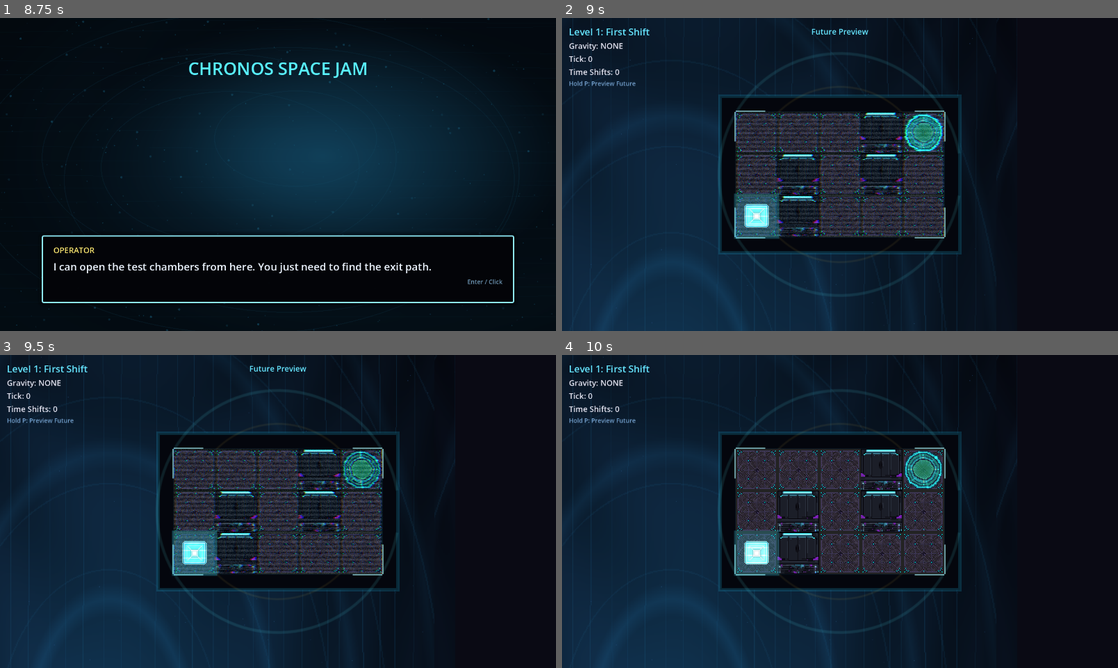
Above: before the commit, frames 1-4 (two rows, left to right).
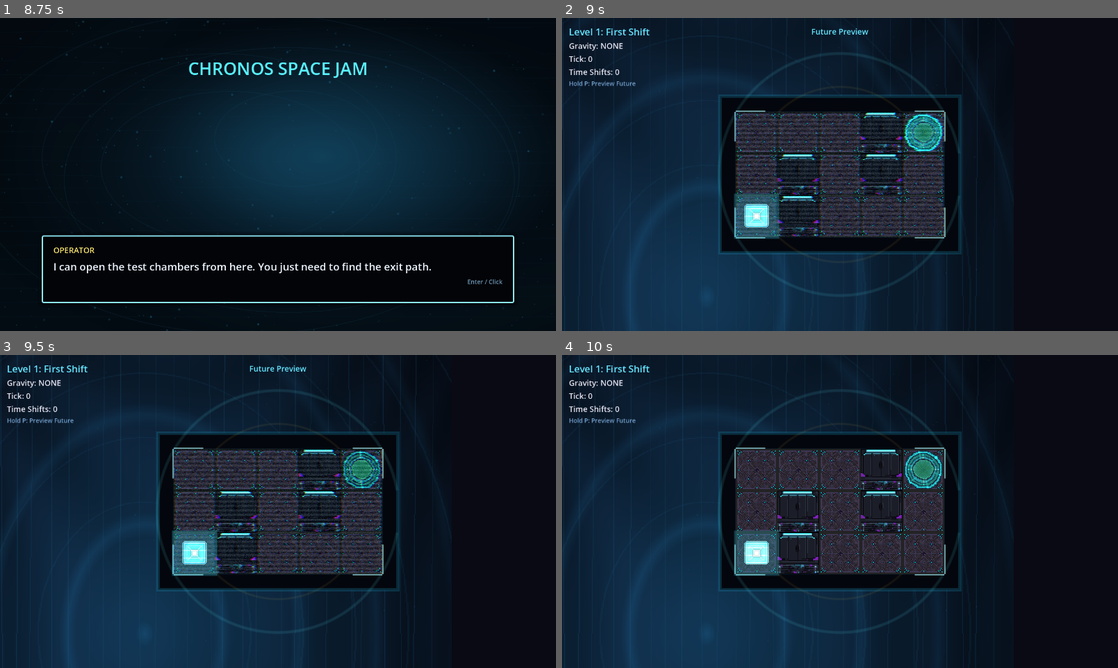
Above: after the commit, the same moments.

Repository: Rivendellspacejam/ChronosSpaceJam
Game: Godot game, scene res://scenes/ui/main_menu.tscn
The game is run twice, just before and just after one commit, with the same random seed, the same clock (stepped at 60 frames per second) and the same inputs. Sound files missing from this copy of the repository are replaced by a short silence.
Inputs (mouse positions are in pixels of both pictures, inside the frame that each line leads up to):
- Up to frame 1 (8.75 s): click "START GAME" at 0.5 s; tap Enter (ui_accept) at 1.25, 2, 4.52, 5.75, 7.52 s; drag from (278, 174) to (333, 105) at 1.27 s; drag from (166, 190) to (250, 237) at 2.02 s; move the mouse to (333, 105) at 2.77 s; hold D (move_right) 2.78-3.5 s; hold P (preview_future) 2.78-3.5 s; drag from (250, 237) to (111, 127) at 3.52 s; move the mouse to (444, 221) at 4.27 s; hold A (move_left) 4.28-5 s; hold P (preview_future) 4.28-5 s; tap R (restart) at 5, 8 s; drag from (111, 127) to (194, 96) at 5.02 s; move the mouse to (305, 174) at 5.77 s; hold S (move_down) 5.78-6.5 s; hold P (preview_future) 5.78-6.5 s; click (305, 174) at 5.92 s; drag from (194, 96) to (166, 190) at 6.52 s; move the mouse to (400, 158) at 7.27 s; hold W (move_up) 7.28-8 s; hold P (preview_future) 7.28-8 s; drag from (166, 190) to (250, 237) at 8.02 s
- Up to frame 2 (9 s): tap Enter (ui_accept) at 8.75 s; move the mouse to (895, 105) at 8.77 s; hold S (move_down) from 8.78 s (still down); hold P (preview_future) from 8.78 s (still down)
- Up to frame 3 (9.5 s): keep holding S (move_down); keep holding P (preview_future)
- Up to frame 4 (10 s): release S (move_down) at 9.5 s; release P (preview_future) at 9.5 s; drag from (812, 574) to (673, 464) at 9.52 s

Frame 1 is identical in both runs. In frame 2, 1.5% of the frame differs, in the area x 0-82%, y 0-100%; in frame 3, 1.5%; in frame 4, 1.5%.

Commit message:
Polish gameplay backdrop and music transitions

Diff:
--- a/chronos-space-jam/scripts/arena_backdrop.gd
+++ b/chronos-space-jam/scripts/arena_backdrop.gd
@@ -46,9 +46,9 @@
 	var arena_size := Vector2(float(grid_width * TILE_SIZE), float(grid_height * TILE_SIZE))
 	var outer := Rect2(Vector2(-18.0, -18.0), arena_size + Vector2(36.0, 36.0))
 	var inner := Rect2(Vector2.ZERO, arena_size)
-	var void_rect := Rect2(Vector2(-420.0, -300.0), arena_size + Vector2(840.0, 600.0))
+	var backdrop_rect := _viewport_backdrop_rect(arena_size)
 
-	draw_texture_rect(_theme_texture, void_rect, true, _theme_tint, true)
+	draw_texture_rect(_theme_texture, backdrop_rect, false, _theme_tint, true)
 	draw_rect(outer, Color(0.018, 0.025, 0.05, 1.0), true)
 	draw_rect(outer, Color(0.1, 0.62, 0.78, 0.22), false, 4.0)
 	draw_rect(inner, Color(0.02, 0.04, 0.075, 0.82), true)
@@ -85,3 +85,15 @@
 	draw_line(Vector2(left, bottom), Vector2(left, bottom - corner_length), color, width)
 	draw_line(Vector2(right, bottom), Vector2(right - corner_length, bottom), color, width)
 	draw_line(Vector2(right, bottom), Vector2(right, bottom - corner_length), color, width)
+
+func _viewport_backdrop_rect(arena_size: Vector2) -> Rect2:
+	var viewport_size := get_viewport_rect().size
+	var camera := get_viewport().get_camera_2d()
+	if camera != null:
+		var zoom := Vector2(maxf(camera.zoom.x, 0.01), maxf(camera.zoom.y, 0.01))
+		var visible_size := viewport_size / zoom
+		var center := to_local(camera.get_screen_center_position())
+		return Rect2(center - (visible_size * 0.5) - Vector2(160.0, 160.0), visible_size + Vector2(320.0, 320.0))
+
+	var padded_size := Vector2(maxf(arena_size.x + 960.0, viewport_size.x), maxf(arena_size.y + 720.0, viewport_size.y))
+	return Rect2((arena_size - padded_size) * 0.5, padded_size)
--- a/chronos-space-jam/scripts/game_level.gd
+++ b/chronos-space-jam/scripts/game_level.gd
@@ -6,6 +6,11 @@
 const GAMEPLAY_GOLD_MUSIC := preload("res://assets/audio/gameplay_gold_loop.wav")
 const GAMEPLAY_BOUNCE_MUSIC := preload("res://assets/audio/gameplay_bounce_loop.wav")
 const GAMEPLAY_PHASE_MUSIC := preload("res://assets/audio/gameplay_phase_loop.wav")
+const MUSIC_TARGET_VOLUME_DB: float = 1.0
+const MUSIC_FADE_OUT_TIME: float = 0.5
+const MUSIC_TRANSITION_PAUSE: float = 0.18
+const MUSIC_FADE_IN_TIME: float = 0.85
+const MUSIC_SILENCE_DB: float = -34.0
 
 @onready var level_manager = $LevelManager
 @onready var player = $Player
@@ -17,10 +22,14 @@
 
 var _shake_intensity: float = 0.0
 var _shake_duration: float = 0.0
+var _music_transitioning: bool = false
+var _music_transition_id: int = 0
+var _current_music_stream: AudioStream
 
 func _ready() -> void:
 	AudioManager.stop_music()
-	_ensure_background_music_playing()
+	background_music.stop()
+	background_music.volume_db = MUSIC_SILENCE_DB
 	player.add_to_group("player")
 	GameManager.level_loaded.connect(_on_level_loaded)
 	GameManager.player_died.connect(_on_player_died)
@@ -29,6 +38,8 @@
 	_load_current_level()
 
 func _ensure_background_music_playing() -> void:
+	if _music_transitioning:
+		return
 	_apply_background_music_volume()
 	if not background_music.playing:
 		background_music.play()
@@ -37,7 +48,10 @@
 	if SettingsManager.music_volume <= 0.0 or SettingsManager.mute_all:
 		background_music.volume_db = -80.0
 		return
-	background_music.volume_db = 1.0 + linear_to_db(SettingsManager.music_volume / 100.0)
+	background_music.volume_db = _target_music_volume_db()
+
+func _target_music_volume_db() -> float:
+	return MUSIC_TARGET_VOLUME_DB + linear_to_db(SettingsManager.music_volume / 100.0)
 
 func _process(delta: float) -> void:
 	_ensure_background_music_playing()
@@ -101,11 +115,40 @@
 
 func _configure_level_music(level_index: int) -> void:
 	var target_stream := _music_stream_for_level(level_index)
-	if background_music.stream == target_stream:
-		return
+	if _current_music_stream == target_stream and background_music.playing:
+		return
+	_transition_to_music(target_stream)
+
+func _transition_to_music(target_stream: AudioStream) -> void:
+	_music_transition_id += 1
+	var transition_id := _music_transition_id
+	_music_transitioning = true
+
+	if background_music.playing:
+		var fade_out := create_tween()
+		fade_out.tween_property(background_music, "volume_db", MUSIC_SILENCE_DB, MUSIC_FADE_OUT_TIME).set_trans(Tween.TRANS_SINE).set_ease(Tween.EASE_IN_OUT)
+		await fade_out.finished
+		if transition_id != _music_transition_id:
+			return
+
+	await get_tree().create_timer(MUSIC_TRANSITION_PAUSE).timeout
+	if transition_id != _music_transition_id:
+		return
+
 	background_music.stop()
 	background_music.stream = target_stream
-	_ensure_background_music_playing()
+	_current_music_stream = target_stream
+	background_music.volume_db = MUSIC_SILENCE_DB
+	background_music.play()
+
+	var fade_in := create_tween()
+	fade_in.tween_property(background_music, "volume_db", _target_music_volume_db(), MUSIC_FADE_IN_TIME).set_trans(Tween.TRANS_SINE).set_ease(Tween.EASE_OUT)
+	await fade_in.finished
+	if transition_id != _music_transition_id:
+		return
+
+	_music_transitioning = false
+	_apply_background_music_volume()
 
 func _music_stream_for_level(index: int) -> AudioStream:
 	if index <= 2:
Not shown, changed: chronos-space-jam/assets/audio/gameplay_bounce_loop.wav
Not shown, changed: chronos-space-jam/assets/audio/gameplay_gold_loop.wav
Not shown, changed: chronos-space-jam/assets/audio/gameplay_gravity_loop.wav
Not shown, changed: chronos-space-jam/assets/audio/gameplay_hazard_loop.wav
Not shown, changed: chronos-space-jam/assets/audio/gameplay_loop.wav
Not shown, changed: chronos-space-jam/assets/audio/gameplay_patrol_loop.wav
Not shown, changed: chronos-space-jam/assets/audio/gameplay_phase_loop.wav
Not shown, changed: chronos-space-jam/tools/verify_project.py
